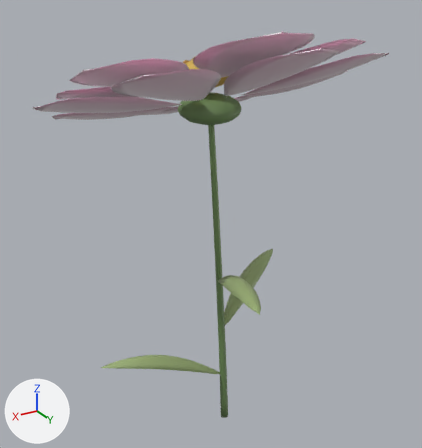
An edit to the glTF model www/models/flowers/cosmos-rare-v2.glb, drawn before and after from the same camera.
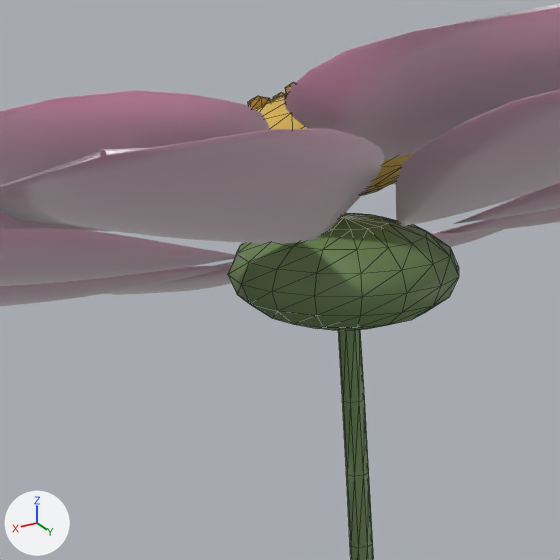
Each version appears first whole from a camera (50 mm lens) standing at (1.127, 1.76, 1.835) and looking at (0.043, -0.046, 0.932), and next in a close-up on the part from 27% to 64% of the width and 7% to 42% of the height. Arrows for +X, +Y and +Z are at lower left; the lights stay in place. The first two pictures are the older version. The close-ups show mesh edges as thin lines. Vertices at exactly the same position are counted once.

The first close-up shows 'cosmos-rare-v2-center', 'cosmos-rare-v2-petal', 'cosmos-rare-v2-stem' and 1 more.
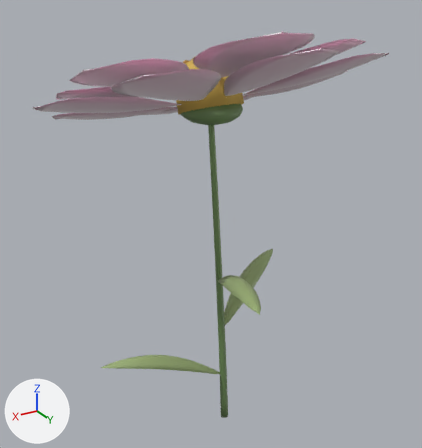
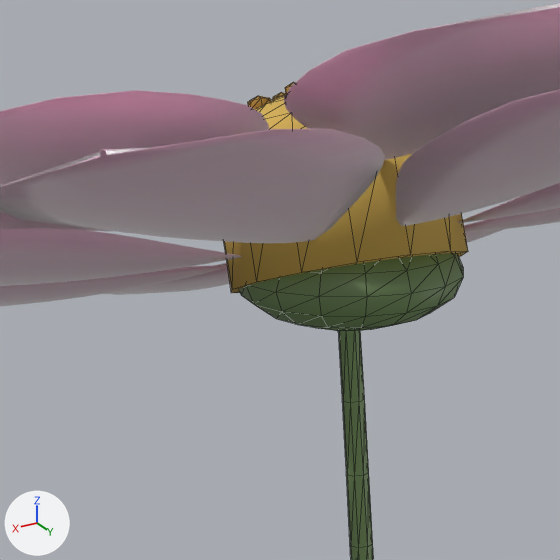
Boxes [x1, y1, x2, y2] around the edits, measured in the close-ups (560 x 560 px; the box of a moved part takes in the faces that stretch with it):
'cosmos-rare-v2-stem', reshaped: before [228, 213, 459, 560]; after [239, 253, 463, 560]
'cosmos-rare-v2-center', reshaped (mostly hidden before): before [255, 94, 413, 195]; after [224, 94, 468, 293]
part 1 of me_cosmos_rare_v2_stem, moved or reshaped: before [236, 213, 426, 324]; after [246, 255, 453, 331]
part 2 of me_cosmos_rare_v2_stem, recoloured: before [228, 231, 459, 330]; after [239, 253, 463, 306]
part 3 of me_cosmos_rare_v2_center, added: after [224, 153, 468, 293]

Edits to the bpy script that builds the scene:
```text
Change me_cosmos_rare_v2_stem:
    used by ob_cosmos_rare_v2_stem; location = (0.0, 0.0, 0.0)
    remove me_cosmos_rare_v2_stem.from_pydata(...)  # 314 vertices, 576 faces; spans x -0.043..0.185, y -0.121..0.107, z -0.001..1.447
    add me_cosmos_rare_v2_stem.from_pydata(...)  # 350 vertices, 630 faces; spans x -0.043..0.185, y -0.113..0.115, z -0.001..1.449
    me_cosmos_rare_v2_stem part 1
    42 vertices are removed from x 0.027..0.152, y -0.105..0.037, z 1.343..1.447
    102 faces are deleted
    102 vertices move from x -0.043..0.185, y -0.121..0.107, z 1.343..1.432 to x -0.043..0.185, y -0.113..0.115, z 1.359..1.449
    42 vertices are added at x 0.027..0.152, y -0.043..0.106, z 1.344..1.449
    102 new faces join them
    me_cosmos_rare_v2_stem part 2: 154 kept faces spanning x -0.043..0.185, y -0.113..0.115, z 1.359..1.449 get new vertex colours; the middle colour goes from green #75935e to green #6f8b58
    other edits to the shape of me_cosmos_rare_v2_stem do not show in these pictures
Change me_cosmos_rare_v2_center:
    used by ob_cosmos_rare_v2_center; location = (0.0, 0.0, 0.0)
    remove me_cosmos_rare_v2_center.from_pydata(...)  # 144 vertices, 256 faces; spans x -0.049..0.191, y -0.151..0.076, z 1.45..1.574
    add me_cosmos_rare_v2_center.from_pydata(...)  # 200 vertices, 340 faces; spans x -0.049..0.191, y -0.151..0.113, z 1.358..1.574
    me_cosmos_rare_v2_center part 3: a new loose piece of 56 vertices spanning x -0.044..0.187, y -0.148..0.113, z 1.358..1.549, in mat_cosmos_center_002
```
